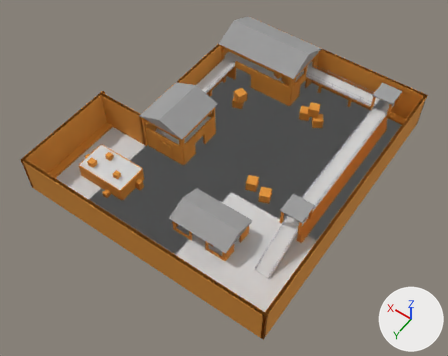
The glTF model visual/arena_map.glb, before and after one commit.
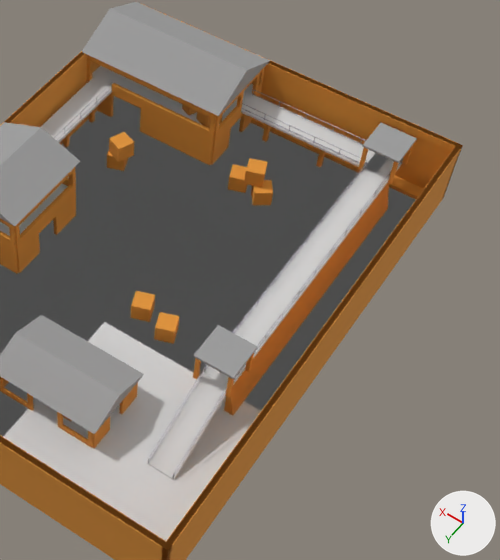
The first picture shows the older version from a 50 mm lens placed at (-38.6, 66.3, 91.4), pointed at (3.3, 7.6, -0.8). The close-ups show the older and then the newer version on the part from 39% to 100% of the width and 4% to 91% of the height of that picture. Only the edits that show in the close-ups are written down. The axes (+X, +Y, +Z) are drawn at lower right. The lights are the same throughout. Where no turn or scale is listed for an object, it has been applied to the vertices. Vertices at exactly the same position are counted once.

Names of what the first close-up shows: 'Corr_wall_W', 'Floor_main', 'Floor_main.001', 'HS_roof', 'NE_roof', 'NE_wall_W_low_N', 'NE_wall_W_low_S', 'NWall', 'SE_roof', 'SWall', 'WTrim', 'WWall', 'Walk_NW_slope', 'Walk_W_floor' and 81 more.
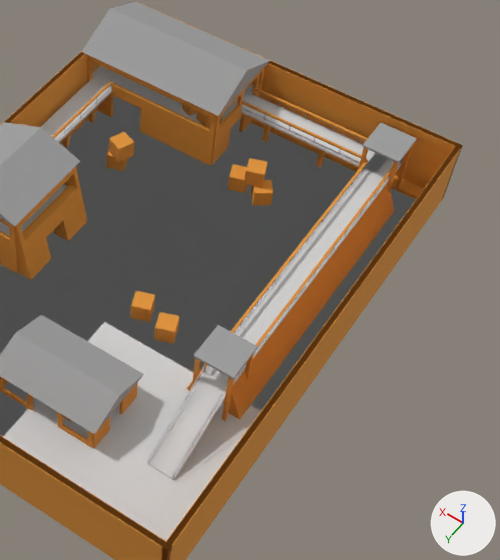
Not visible in the close-ups: 'Walk_corner_rail_W_top'.

Where the change shows, as pixel boxes (x1, y1, x2, y2) in the close-ups (500 x 560 px):
'Corr_wall_W', mesh rescaled
    before: (224, 183, 389, 415)
    after: (228, 183, 394, 420)
'NE_wall_W_low_N', reshaped (44% wider, 6% taller)
    before: (16, 227, 40, 273)
    after: (16, 231, 51, 280)
'NE_wall_W_low_S', reshaped (42% wider, 7% taller)
    before: (53, 190, 76, 235)
    after: (54, 193, 87, 241)
'Walk_W_rail_in_top', added
    after: (204, 160, 368, 367)
'Walk_W_rail_out_top', added
    after: (256, 170, 391, 346)
'Walk_S_rail_in_top', added
    after: (242, 101, 367, 160)
'Walk_S_rail_out_top', added
    after: (253, 87, 368, 141)
'Walk_E_rail_in_top', added
    after: (52, 81, 113, 138)

The change, as a diff of the scene's bpy script:
```diff
--- a/visual/arena_map.glb.py
+++ b/visual/arena_map.glb.py
@@ me_corr_wall_w @@
-me_corr_wall_w.from_pydata(...)  # 8 vertices, 12 faces; spans x -16.2..-15.2, y -20.5..12.0, z 0.0..3.8
+me_corr_wall_w.from_pydata(...)  # 8 vertices, 12 faces; spans x -17.0..-15.2, y -20.5..12.0, z 0.0..3.8
+# me_corr_wall_w part 1: the whole mesh is scaled about its middle by (1.77, 1, 1), then moved by (-0.3, 0.0, 0.0)
 me_corr_wall_w.materials.append(mat_o)
@@ me_cube_440 @@
-me_cube_440.from_pydata(...)  # 8 vertices, 12 faces; spans x 10.8..11.2, y 0.0..3.5, z 0.0..4.0
-me_cube_440.vertices[0].co = (10.8, 0.0, 0.0)  # pixel (76, 215)
-me_cube_440.vertices[1].co = (10.8, 0.0, 4.0)  # pixel (75, 189)
-me_cube_440.vertices[2].co = (10.8, 3.5, 0.0)  # pixel (56, 235)
-me_cube_440.vertices[3].co = (10.8, 3.5, 4.0)  # pixel (55, 209)
+me_cube_440.from_pydata(...)  # 8 vertices, 12 faces; spans x 9.3..11.2, y 0.0..3.5, z 0.0..4.0
+# me_cube_440 part 2
+me_cube_440.vertices[0].co = (9.3, 0.0, 0.0)  # pixel (87, 221)
+me_cube_440.vertices[1].co = (10.05, 0.0, 4.0)  # pixel (81, 192)
+me_cube_440.vertices[2].co = (9.3, 3.5, 0.0)  # pixel (68, 241)
+me_cube_440.vertices[3].co = (10.05, 3.5, 4.0)  # pixel (61, 212)
 me_cube_440.materials.append(mat_o)
@@ me_cube_441 @@
-me_cube_441.from_pydata(...)  # 8 vertices, 12 faces; spans x 10.8..11.2, y 6.5..10.0, z 0.0..4.0
-me_cube_441.vertices[0].co = (10.8, 6.5, 0.0)  # pixel (39, 252)
-me_cube_441.vertices[1].co = (10.8, 6.5, 4.0)  # pixel (38, 227)
-me_cube_441.vertices[2].co = (10.8, 10.0, 0.0)  # pixel (19, 273)
-me_cube_441.vertices[3].co = (10.8, 10.0, 4.0)  # pixel (17, 248)
+me_cube_441.from_pydata(...)  # 8 vertices, 12 faces; spans x 9.3..11.2, y 6.5..10.0, z 0.0..4.0
+# me_cube_441 part 3
+me_cube_441.vertices[0].co = (9.3, 6.5, 0.0)  # pixel (51, 258)
+me_cube_441.vertices[1].co = (10.05, 6.5, 4.0)  # pixel (44, 230)
+me_cube_441.vertices[2].co = (9.3, 10.0, 0.0)  # pixel (31, 279)
+me_cube_441.vertices[3].co = (10.05, 10.0, 4.0)  # pixel (23, 251)
 me_cube_441.materials.append(mat_o)
@@ ob_walk_corner_rail_w_top @@
+ob_walk_corner_rail_w_top = bpy.data.objects.new('Walk_corner_rail_W_top', me_cube_466)  # a box spanning x -15.48..-15.22, y -23.5..-20.5, z 5.15..5.35; in mat_o (orange #e09335)
+ob_walk_corner_rail_w_top.location = (0.0, 0.0, 0.0)
@@ ob_walk_w_rail_out_top @@
+ob_walk_w_rail_out_top = bpy.data.objects.new('Walk_W_rail_out_top', me_cube_464)  # a box spanning x -15.5..-15.2, y -20.5..12.0, z 5.2..5.4; in mat_o (orange #e09335)
+ob_walk_w_rail_out_top.location = (0.0, 0.0, 0.0)
@@ ob_walk_w_rail_in_top @@
+ob_walk_w_rail_in_top = bpy.data.objects.new('Walk_W_rail_in_top', me_cube_463)  # a box spanning x -12.8..-12.5, y -20.5..12.0, z 5.2..5.4; in mat_o (orange #e09335)
+ob_walk_w_rail_in_top.location = (0.0, 0.0, 0.0)
@@ ob_walk_s_rail_out_top @@
+ob_walk_s_rail_out_top = bpy.data.objects.new('Walk_S_rail_out_top', me_cube_462)  # a box spanning x -14.0..3.0, y -23.5..-23.2, z 5.2..5.4; in mat_o (orange #e09335)
+ob_walk_s_rail_out_top.location = (0.0, 0.0, 0.0)
@@ ob_walk_s_rail_in_top @@
+ob_walk_s_rail_in_top = bpy.data.objects.new('Walk_S_rail_in_top', me_cube_461)  # a box spanning x -12.5..3.0, y -20.8..-20.5, z 5.2..5.4; in mat_o (orange #e09335)
+ob_walk_s_rail_in_top.location = (0.0, 0.0, 0.0)
@@ ob_walk_e_rail_in_top @@
+ob_walk_e_rail_in_top = bpy.data.objects.new('Walk_E_rail_in_top', me_cube_460)  # a box spanning x 16.5..16.8, y -15.0..0.0, z 5.2..5.4; in mat_o (orange #e09335)
+ob_walk_e_rail_in_top.location = (0.0, 0.0, 0.0)
```
